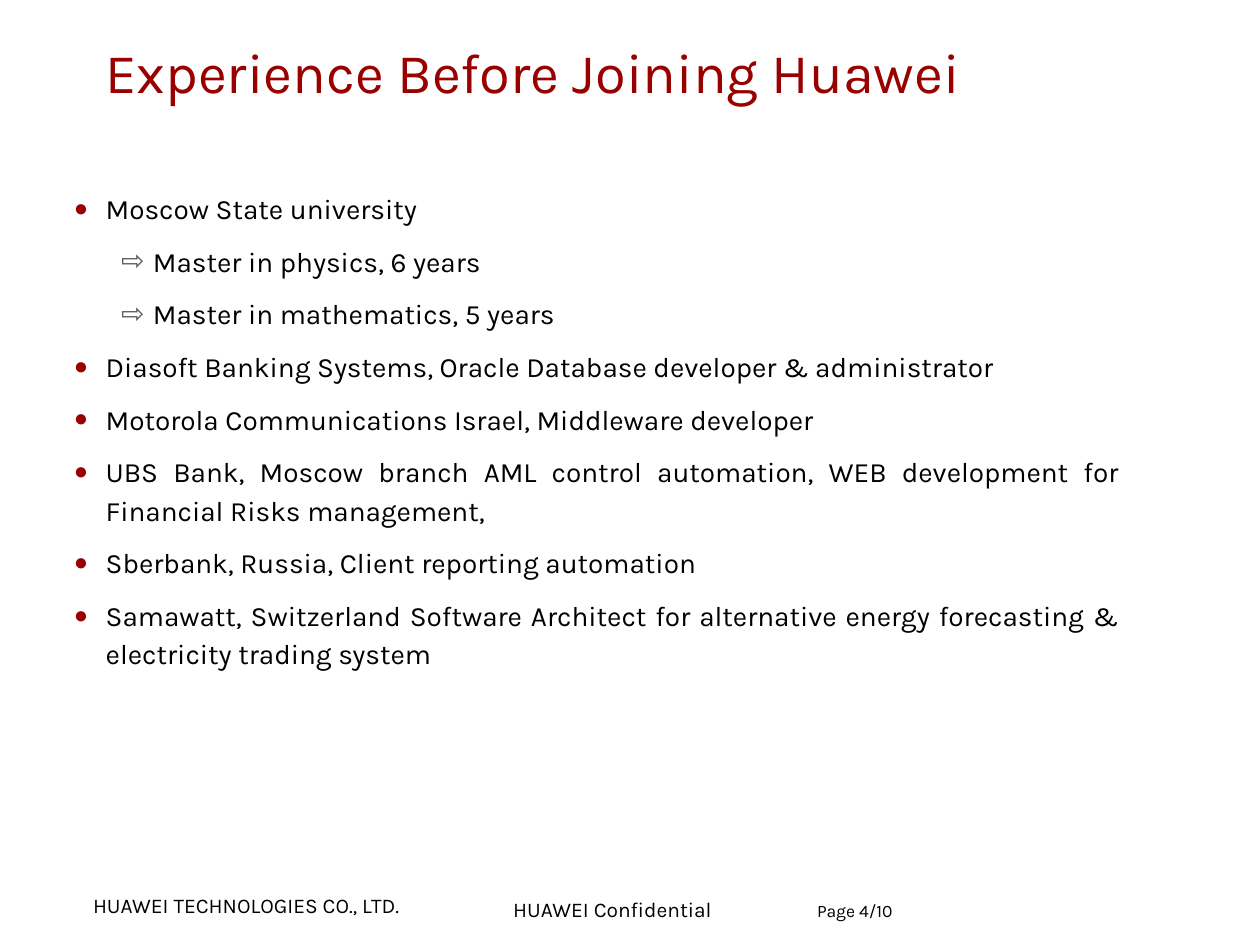
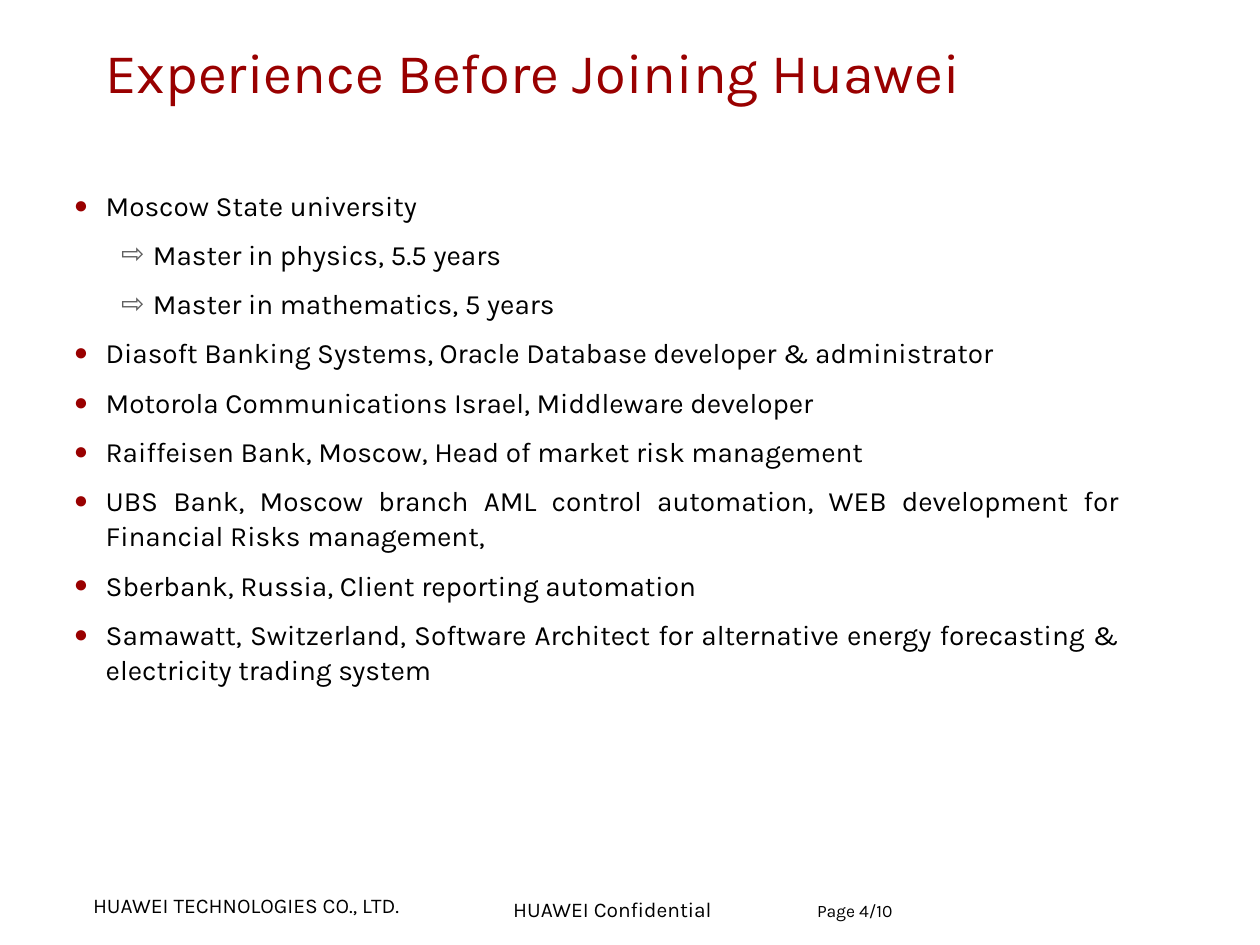
Before and after one commit to zuoqin/volatility, a slide deck: slide 4 of docs/Project Presentation.ppt. Drawn at 1260x945 pixels with LibreOffice and Linux fonts; fonts in the diff are those of the drawing; background and template pictures are left out. Boxes give left, top, right and bottom in pixels: in the first picture for what was removed or moved away, otherwise in the second. Text is boxed around its words. In the diff, an @@ line names an element or a change of style, - is before the commit and + after.

```diff
--- a/docs/Project Presentation.ppt
+++ b/docs/Project Presentation.ppt
@@ text at <box>106,196,1118,602</box>: line spacing 1.15 to 1.05 @@
@@ text at <box>153,245,501,272</box>: text changed @@
-  ⇨ Master in physics, 6 years
+  ⇨ Master in physics, 5.5 years
@@ text at <box>106,442,863,469</box>: paragraph added @@
+● Raiffeisen Bank, Moscow, Head of market risk management
@@ text at <box>106,625,1085,687</box>: text changed @@
-● Samawatt, Switzerland Software Architect for alternative energy forecasting & electricity trading system
+● Samawatt, Switzerland, Software Architect for alternative energy forecasting & electricity trading system
```
Also in this commit, not shown: 1 slide added, 1 other file.
